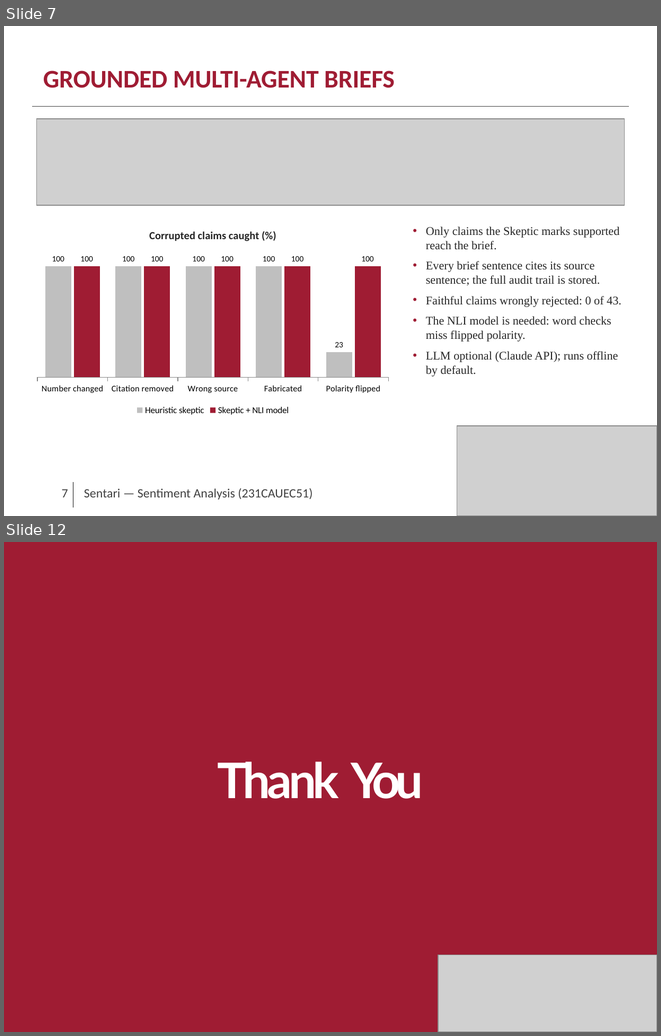
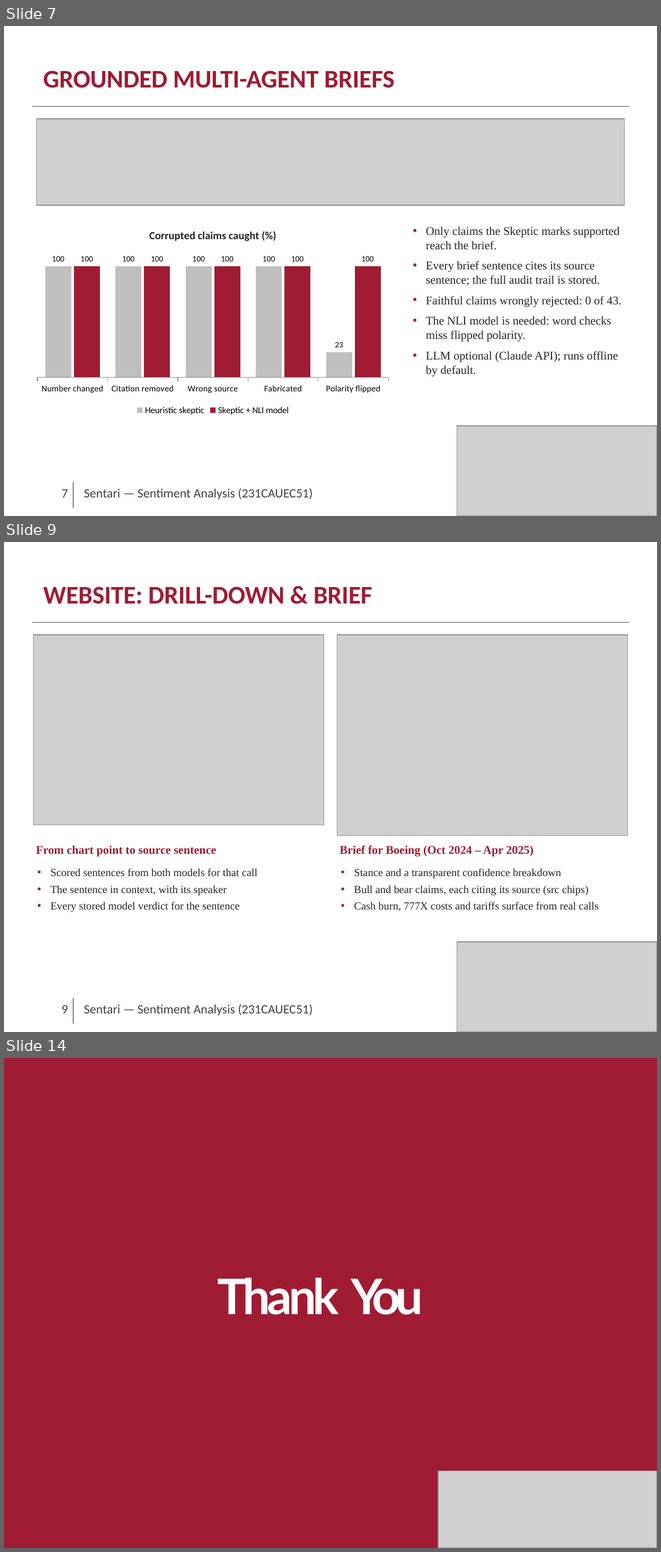
Before and after one commit to nishnarudkar/Sentari, a slide deck: presentation/Sentari_Presentation.pptx. Shown one above the other, each under a label of ours: slides 7 and 12 before the commit, slides 7, 9 and 14 after it; the slides between them are not shown. The pictures are 661x1036 and 661x1552 pixels, drawn with LibreOffice and Linux fonts; fonts in the diff are those of the drawing; grey boxes stand for pictures. Boxes give left, top, right and bottom in pixels: in the first picture for what was removed or moved away, otherwise in the second. Text is boxed around its words. In the diff, an @@ line names an element or a change of style, - is before the commit and + after.

Commit message:
Presentation: add three website slides with live screenshots of the real pilot (14 slides)
Watchlist and trends, drill-down and brief, audit trail / drift / model registry / API.
Drift page wording now covers quarterly windows.

```diff
--- a/presentation/Sentari_Presentation.pptx
+++ b/presentation/Sentari_Presentation.pptx
@@ slide 9 added at (4, 542, 657, 1032), background #FFFFFF @@
@@ title added at (43, 587, 372, 604), 28 pt, text #9F1C33, bold @@
+WEBSITE: DRILL-DOWN & BRIEF
@@ freeform shape added at (32, 623, 629, 623), outline #404040 0.75 pt @@
@@ picture added at (33, 635, 324, 824) @@
@@ picture added at (337, 635, 628, 835) @@
@@ text added at (36, 845, 216, 856), 13 pt, text #9F1C33, bold @@
+From chart point to source sentence
@@ text added at (339, 845, 533, 856), 13 pt, text #9F1C33, bold @@
+Brief for Boeing (Oct 2024 – Apr 2025)
@@ text added at (51, 868, 258, 912), 12 pt, text #262626 @@
+• Scored sentences from both models for that call
+• The sentence in context, with its speaker
+• Every stored model verdict for the sentence
@@ text added at (354, 868, 599, 911), 12 pt, text #262626 @@
+• Stance and a transparent confidence breakdown
+• Bull and bear claims, each citing its source (src chips)
+• Cash burn, 777X costs and tariffs surface from real calls
@@ picture added at (457, 942, 657, 1032) @@
@@ freeform shape added at (73, 998, 73, 1023), outline #0D0D0D 0.75 pt @@
@@ text added at (62, 1005, 68, 1013), 14 pt, text #404040 @@
+9
@@ text added at (84, 1004, 312, 1015), 14 pt, text #404040 @@
+Sentari — Sentiment Analysis (231CAUEC51)
@@ what was slide 12 is now slide 14 @@
```
Also in this commit, not shown: 5 slides changed, 1 other slide added, 19 other files.
